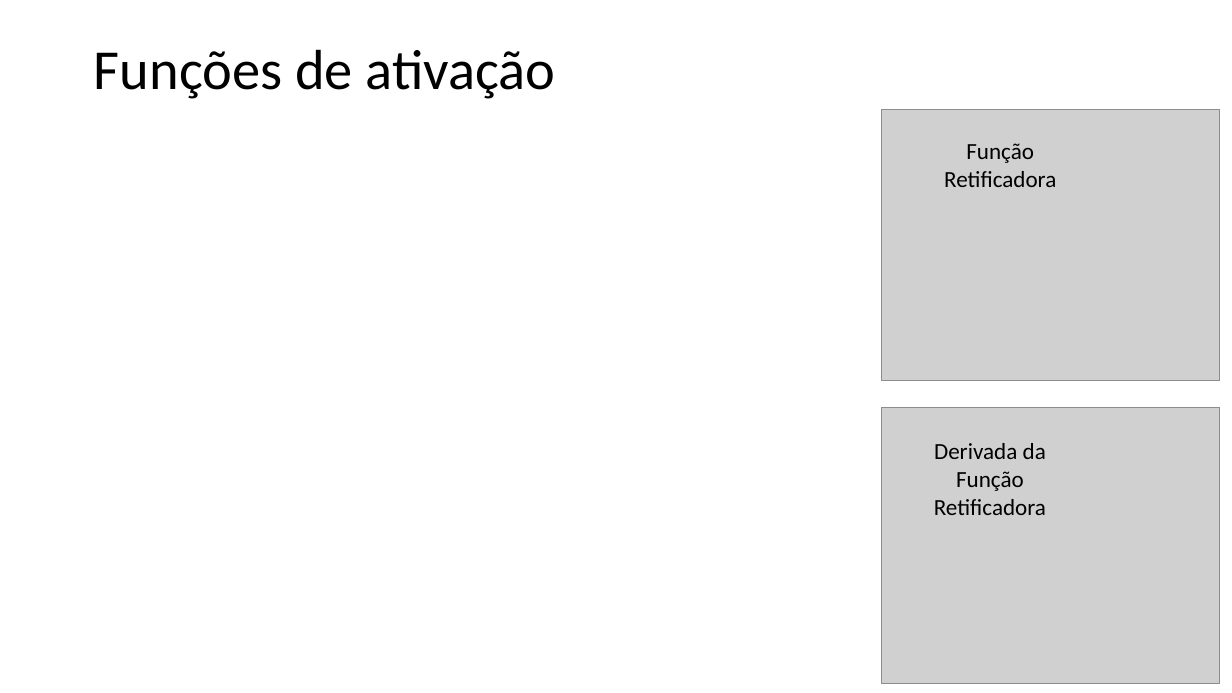
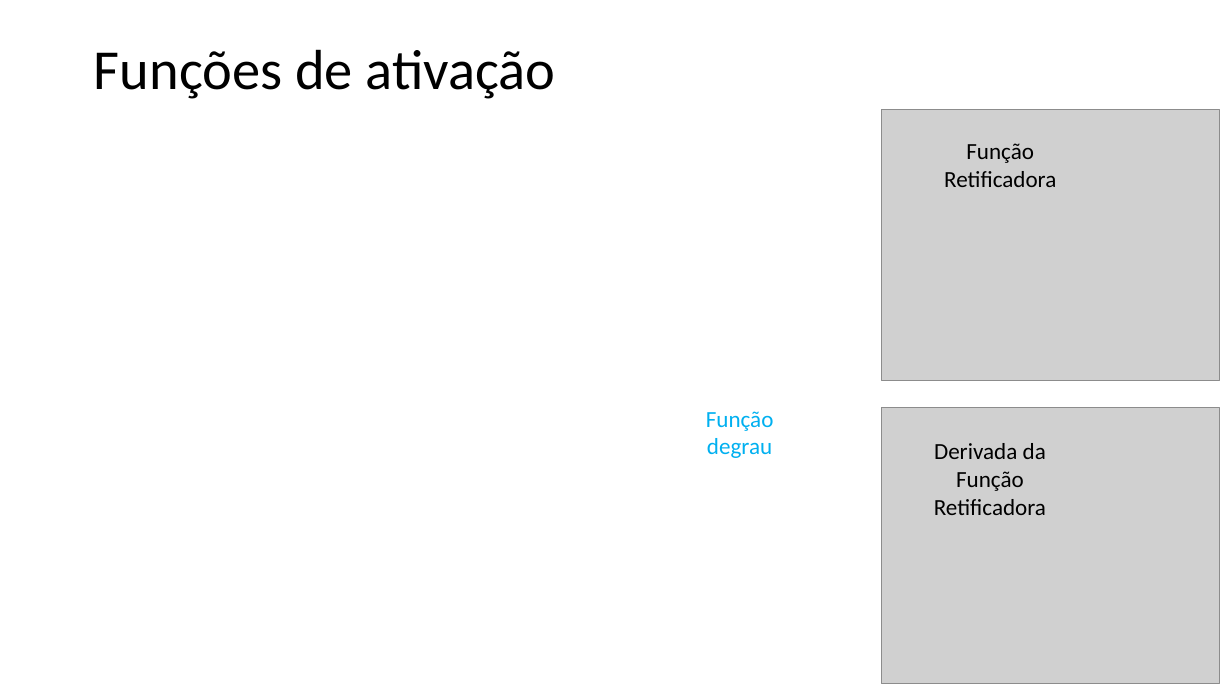
Before and after one commit to zz4fap/t320_aprendizado_de_maquina, a slide deck: slide 14 of slides/T320_Redes_Neurais_Artificiais (Parte II).pptx (slide 16 before the commit). Drawn at 1232x693 pixels with LibreOffice and Linux fonts; fonts in the diff are those of the drawing; grey boxes stand for pictures. Boxes give left, top, right and bottom in pixels: in the first picture for what was removed or moved away, otherwise in the second. Text is boxed around its words. In the diff, an @@ line names an element or a change of style, - is before the commit and + after.

```diff
--- a/slides/T320_Redes_Neurais_Artificiais (Parte II).pptx
+++ b/slides/T320_Redes_Neurais_Artificiais (Parte II).pptx
@@ text added at <box>706,411,774,458</box>, 18 pt, text #00B0F0 @@
+Função degrau
```
Also in this commit, not shown: 5 other slides changed, 1 slide added, 1 slide removed, 2 other files.
